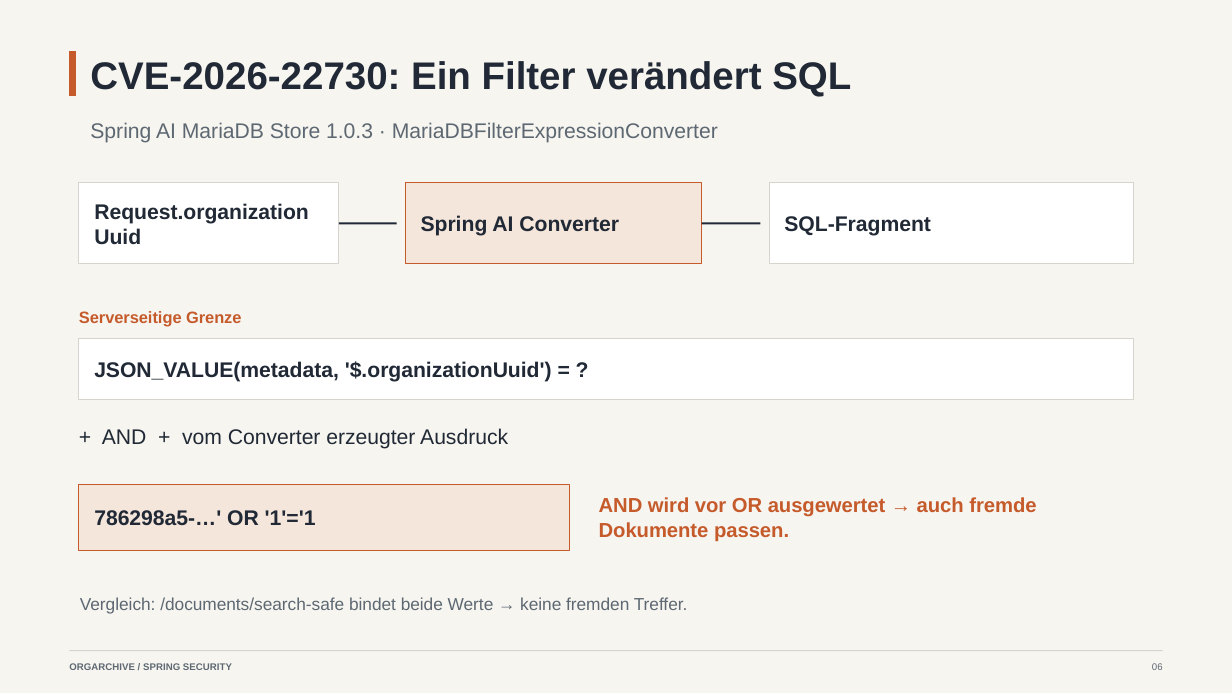
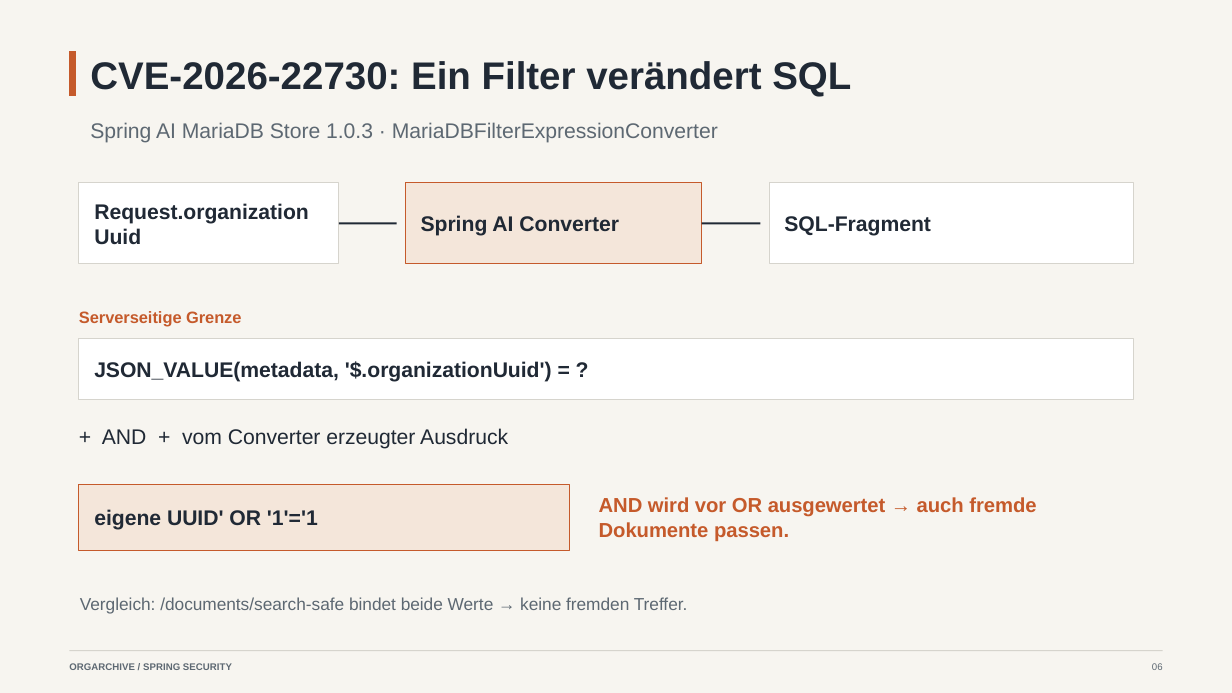
Before and after one commit to andrey94308/spring-came-to-the-party, a slide deck: slide 6 of presentation/spring_knowledge_sharing_editable_orgarchive.pptx. Drawn at 1232x693 pixels with LibreOffice and Linux fonts; fonts in the diff are those of the drawing. Boxes give left, top, right and bottom in pixels: in the first picture for what was removed or moved away, otherwise in the second. Text is boxed around its words. In the diff, an @@ line names an element or a change of style, - is before the commit and + after.

Commit message:
fix: remove organizationUuid from users endpoint

```diff
--- a/presentation/spring_knowledge_sharing_editable_orgarchive.pptx
+++ b/presentation/spring_knowledge_sharing_editable_orgarchive.pptx
@@ text at <box>94,509,318,530</box>: text changed @@
-786298a5-…' OR '1'='1
+eigene UUID' OR '1'='1
```
Also in this commit, not shown: 2 other slides changed, 13 other files.
